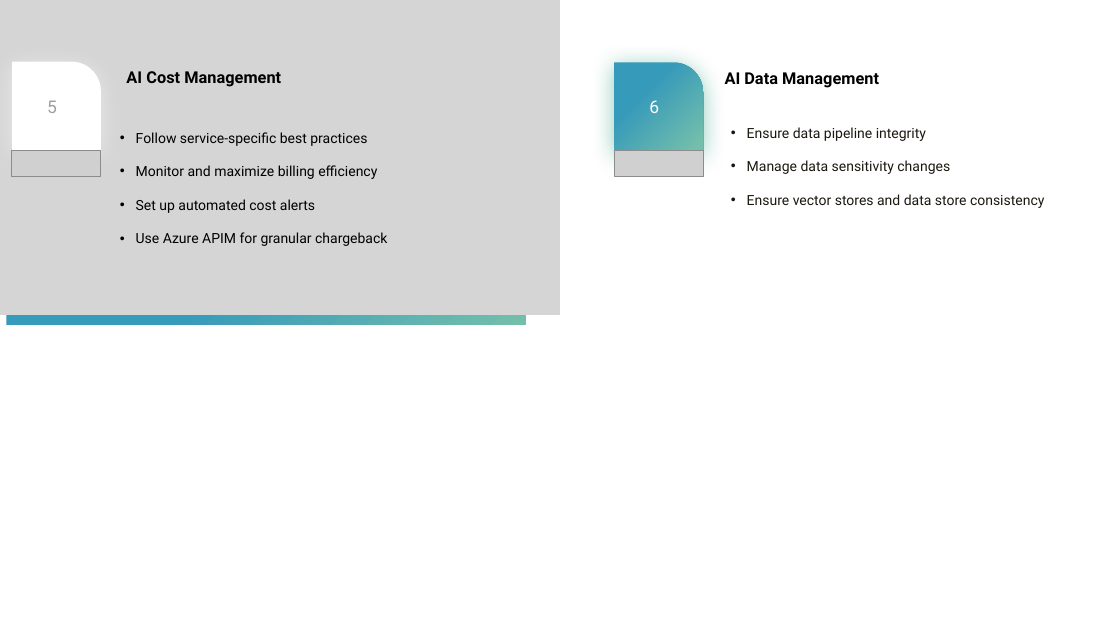
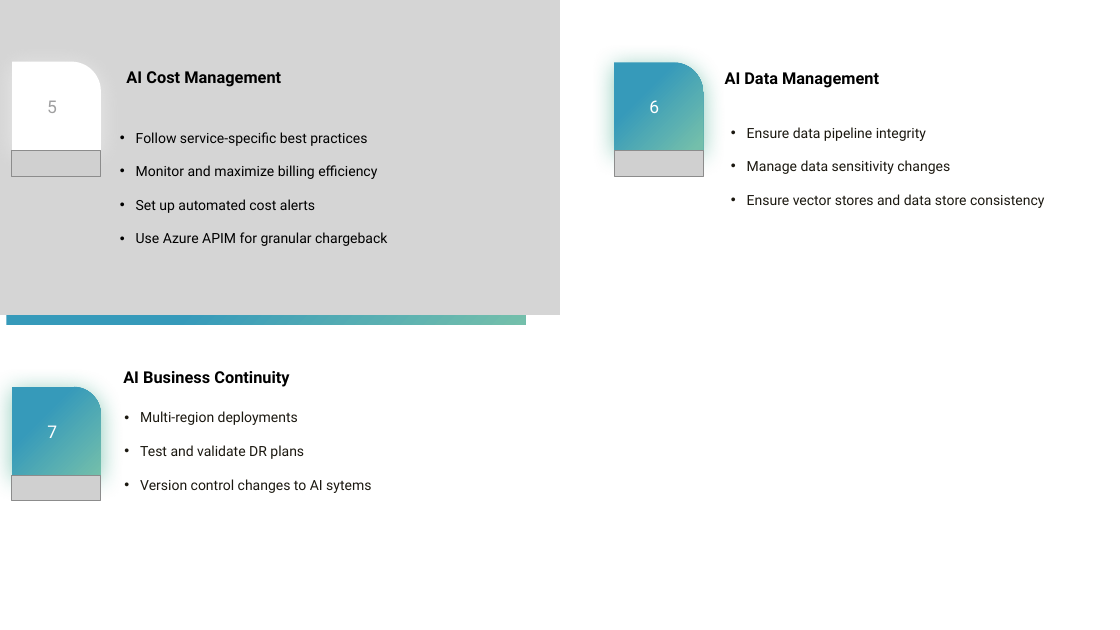
Before and after one commit to hzmarrou/AI-strategy-workshop, a slide deck: slide 42 of AIStrategyAzure-GU.pptx (slide 38 before the commit). Drawn at 1120x630 pixels with LibreOffice and Linux fonts; fonts in the diff are those of the drawing; grey boxes stand for pictures. Boxes give left, top, right and bottom in pixels: in the first picture for what was removed or moved away, otherwise in the second. Text is boxed around its words. In the diff, an @@ line names an element or a change of style, - is before the commit and + after.

```diff
--- a/AIStrategyAzure-GU.pptx
+++ b/AIStrategyAzure-GU.pptx
@@ round rect added at (x1=12, y1=386, x2=101, y2=476), fill gradient #74BFAB to #369ABA, 15 pt, text #FFFFFF @@
+7
@@ text added at (x1=123, y1=371, x2=289, y2=387), 14 pt, text #000000, bold @@
+AI Business Continuity
@@ text added at (x1=140, y1=411, x2=371, y2=493), 12 pt, text #1B1810 @@
+• Multi-region deployments
+• Test and validate DR plans
+• Version control changes to AI sytems
@@ picture added at (x1=11, y1=476, x2=100, y2=501) @@
```
Also in this commit, not shown: 11 other slides changed, 5 slides added, 1 other file.
